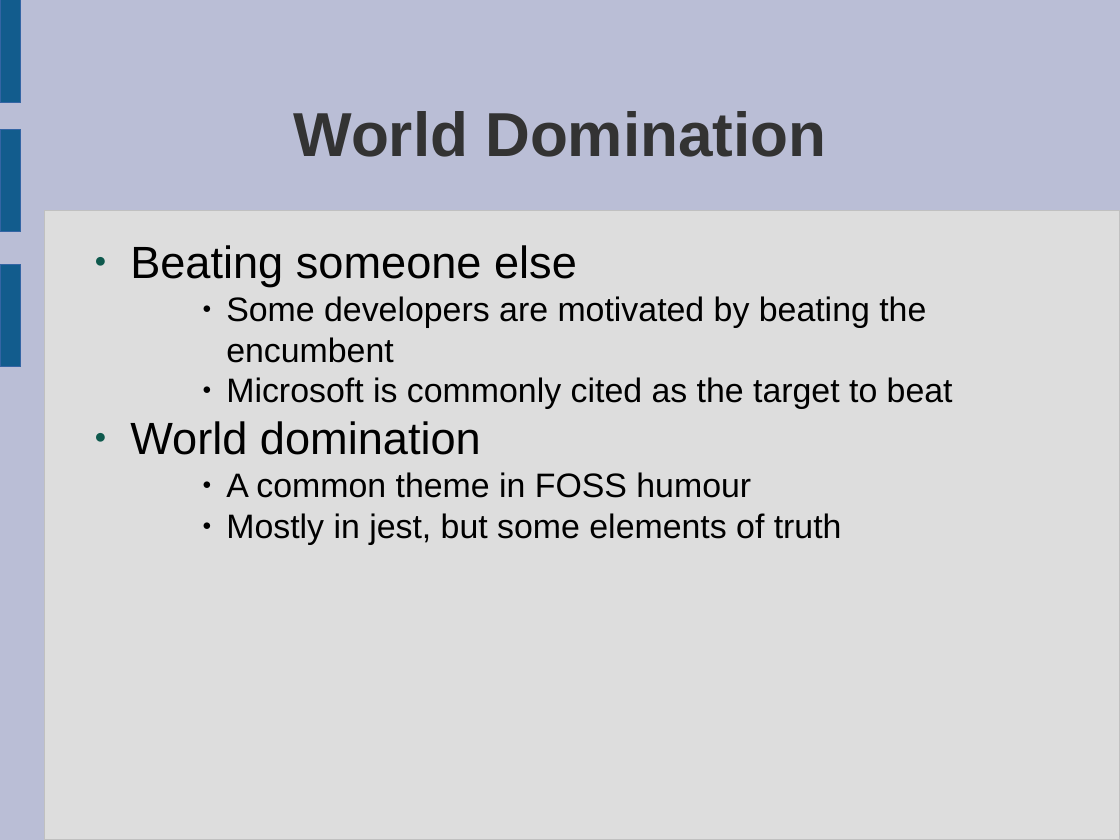
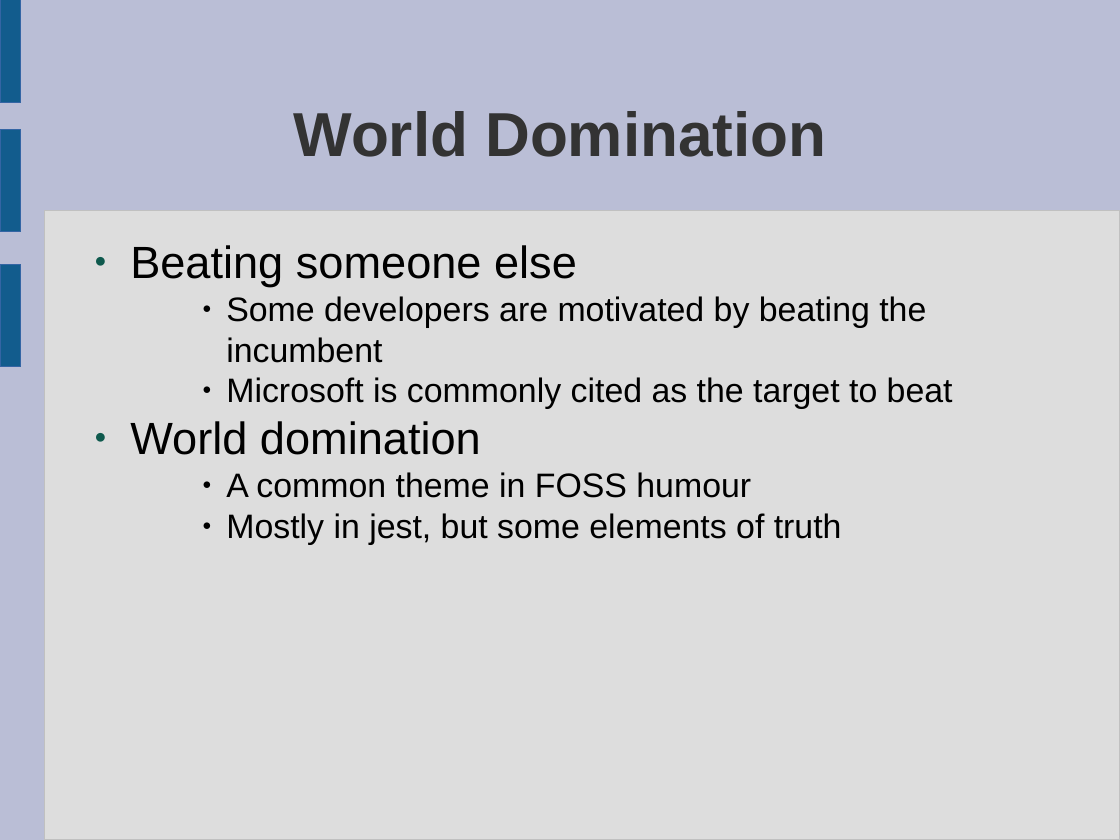
Before and after one commit to laurencesmart/comp8440, a slide deck: slide 8 of lectures/foss_motivation.odp. Drawn at 1120x840 pixels with LibreOffice and Linux fonts; fonts in the diff are those of the drawing. Boxes give left, top, right and bottom in pixels: in the first picture for what was removed or moved away, otherwise in the second. Text is boxed around its words. In the diff, an @@ line names an element or a change of style, - is before the commit and + after.

```diff
--- a/lectures/foss_motivation.odp
+++ b/lectures/foss_motivation.odp
@@ text at [226,296,926,363]: text changed @@
-    ● Some developers are motivated by beating the encumbent
+    ● Some developers are motivated by beating the incumbent
```
Also in this commit, not shown: 4 other slides changed, 10 other files.
